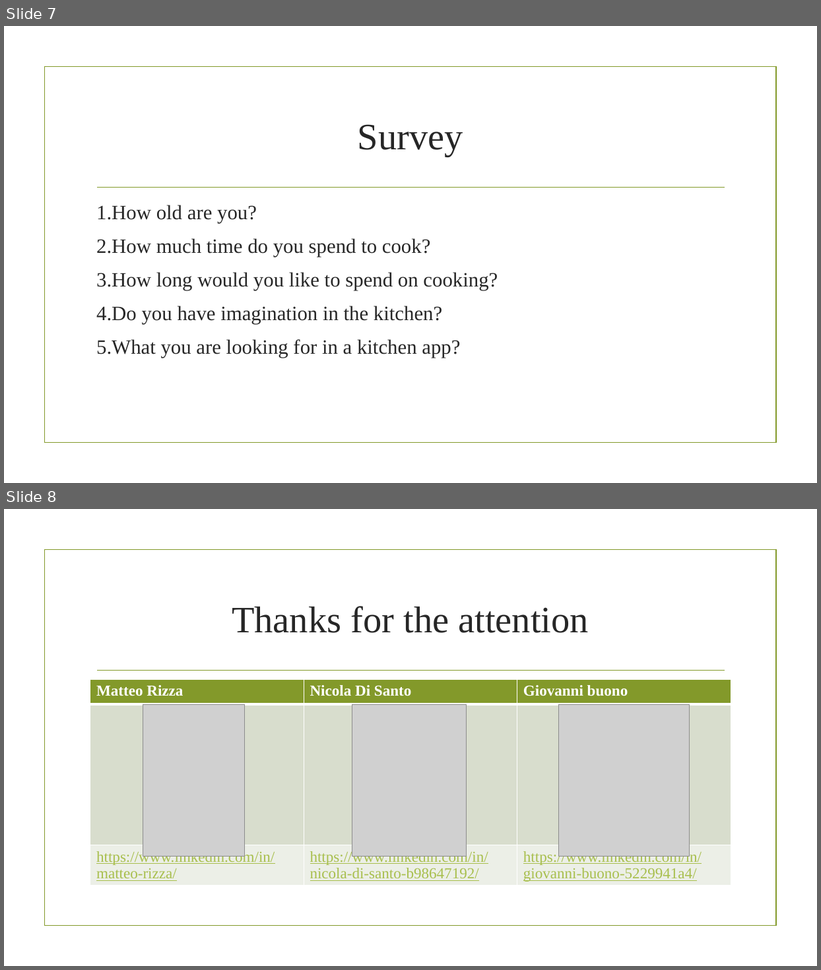
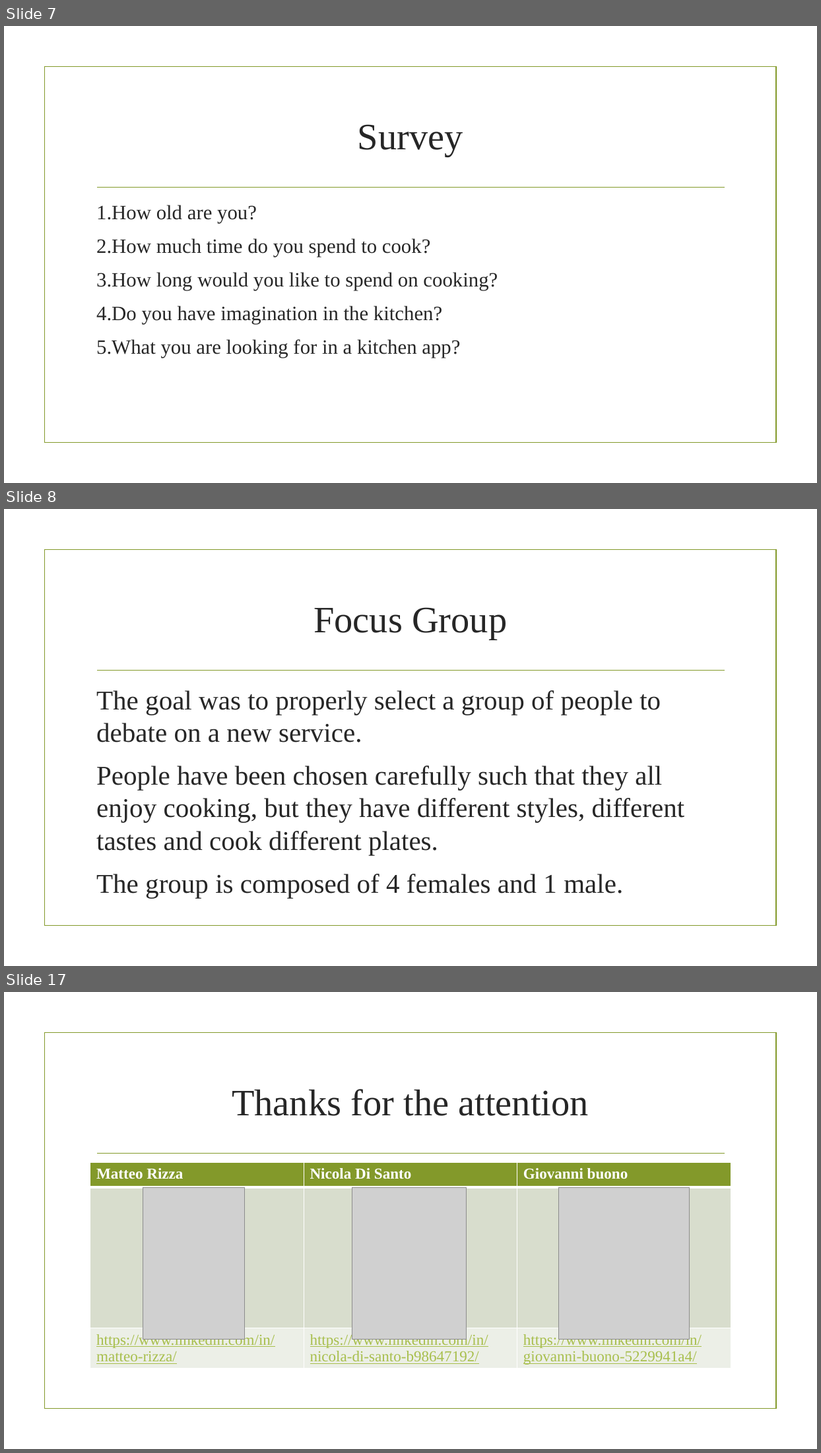
Before and after one commit to nicoDs96/recipes-SE, a slide deck: CookWithMe.pptx. Shown one above the other, each under a label of ours: slides 7 and 8 before the commit, slides 7, 8 and 17 after it; the slides between them are not shown. The pictures are 821x970 and 821x1453 pixels, drawn with LibreOffice and Linux fonts; fonts in the diff are those of the drawing; grey boxes stand for pictures; background and template pictures are left out. Boxes give left, top, right and bottom in pixels: in the first picture for what was removed or moved away, otherwise in the second. Text is boxed around its words. In the diff, an @@ line names an element or a change of style, - is before the commit and + after.

```diff
--- a/CookWithMe.pptx
+++ b/CookWithMe.pptx
@@ slide 8 added at (4, 509, 817, 966), background picture (left out); not listed: 2 template elements that a slide beside it also shows @@
@@ title added at (314, 607, 507, 640), 44 pt, text #262626 @@
+Focus Group
@@ text added at (96, 691, 685, 898), 32 pt, text #262626 @@
+The goal was to properly select a group of people to debate on a new service.
+People have been chosen carefully such that they all enjoy cooking, but they have different styles, different tastes and cook different plates.
+The group is composed of 4 females and 1 male.
@@ what was slide 8 is now slide 17 @@
```
Also in this commit, not shown: 8 other slides added, 1 other file.
